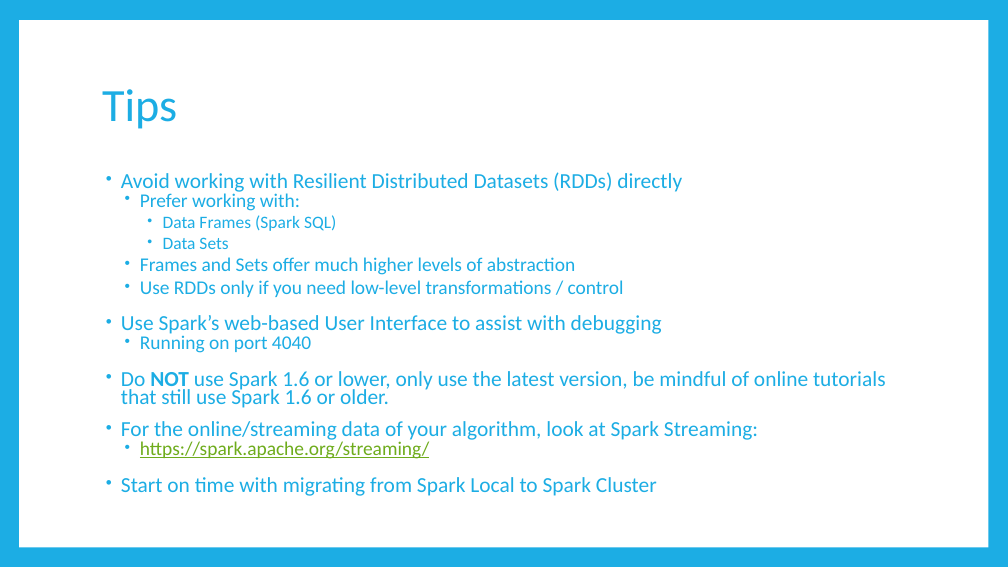
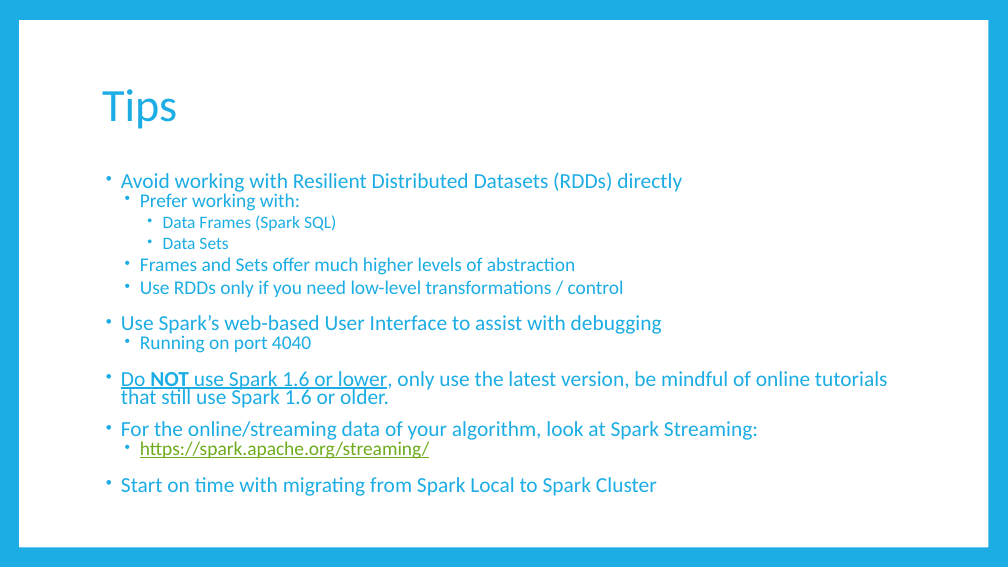
Before and after one commit to BrianSetz/spark-bootcamp, a slide deck: slide 12 of slides/Apache Spark Bootcamp.pptx (slide 11 before the commit). Drawn at 1008x567 pixels with LibreOffice and Linux fonts; fonts in the diff are those of the drawing. Boxes give left, top, right and bottom in pixels: in the first picture for what was removed or moved away, otherwise in the second. Text is boxed around its words. In the diff, an @@ line names an element or a change of style, - is before the commit and + after.

```diff
--- a/slides/Apache Spark Bootcamp.pptx
+++ b/slides/Apache Spark Bootcamp.pptx
@@ text at (121, 371, 888, 408): underline on in "Do NOT use Spark 1.6 or lower," @@
```
Also in this commit, not shown: 1 other slide changed, 2 slides added, 1 other file.
